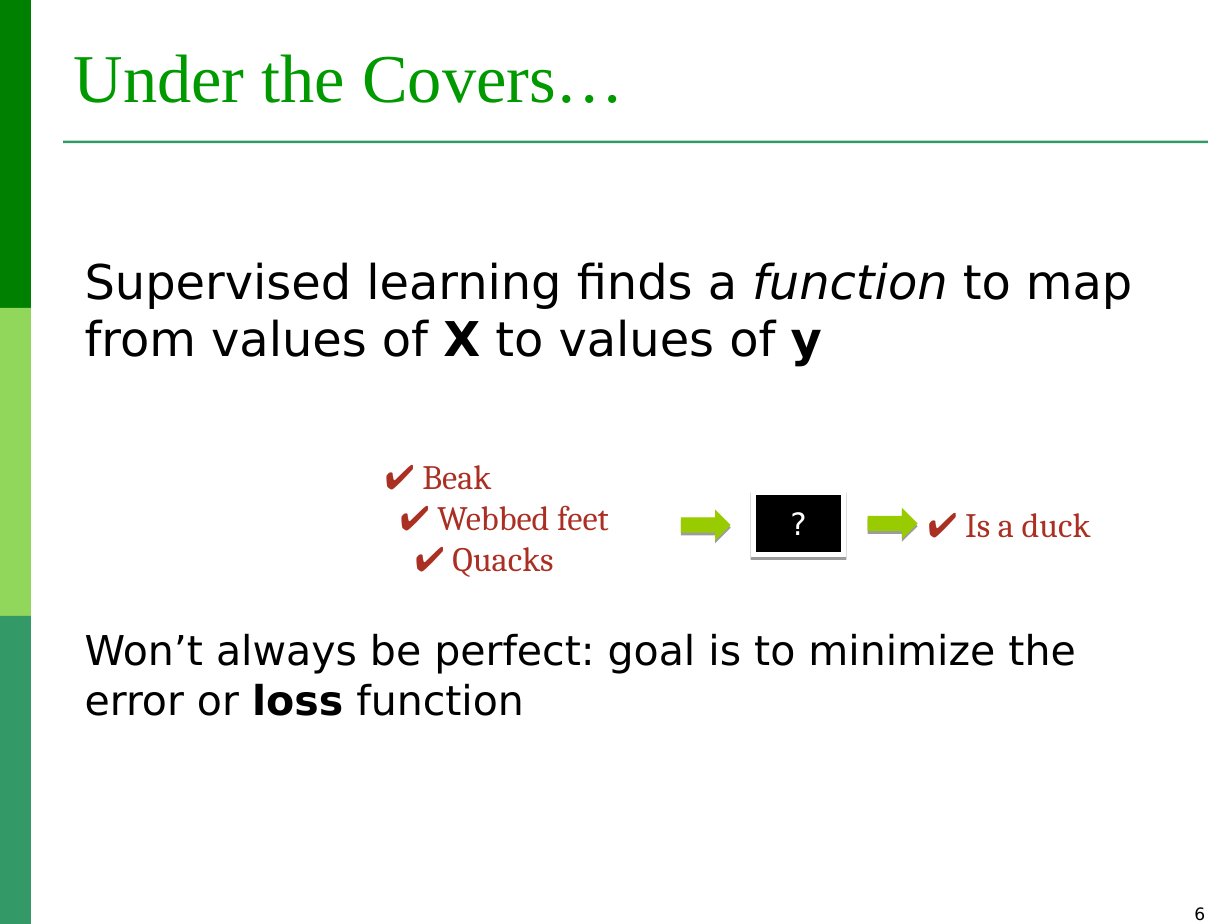
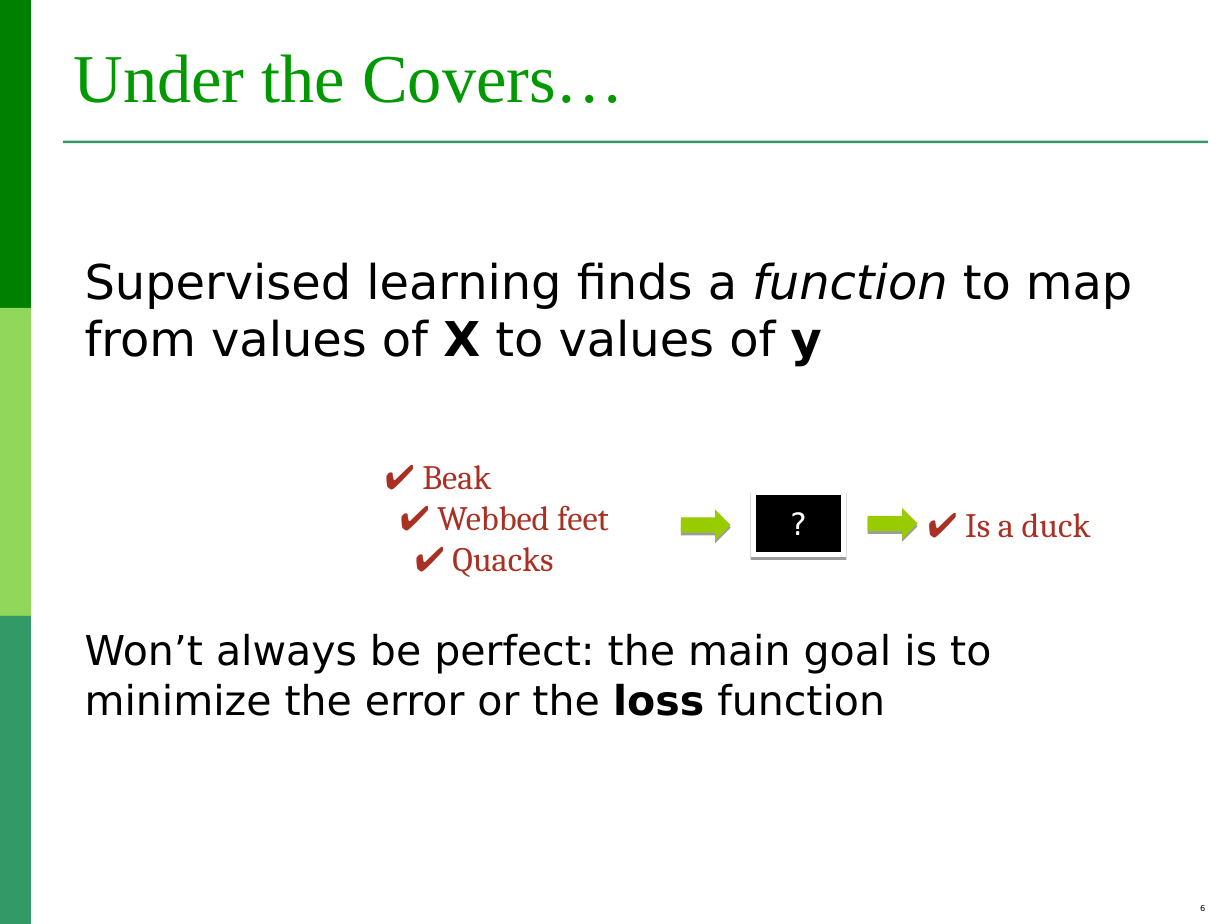
Before and after one commit to lauradiosan/DS-UBB, a slide deck: slide 6 of 2024-2025/lectures/ML_regression.ppt. Drawn at 1232x924 pixels with LibreOffice and Linux fonts; fonts in the diff are those of the drawing. Boxes give left, top, right and bottom in pixels: in the first picture for what was removed or moved away, otherwise in the second. Text is boxed around its words. In the diff, an @@ line names an element or a change of style, - is before the commit and + after.

```diff
--- a/2024-2025/lectures/ML_regression.ppt
+++ b/2024-2025/lectures/ML_regression.ppt
@@ text at (85,633,991,716): text changed @@
-Won’t always be perfect: goal is to minimize the error or loss function
+Won’t always be perfect: the main goal is to minimize the error or the loss function
@@ page number at (1200,905,1205,911): size 10 to 4.8 pt @@
```
Also in this commit, not shown: 18 other slides changed, 11 other files.
